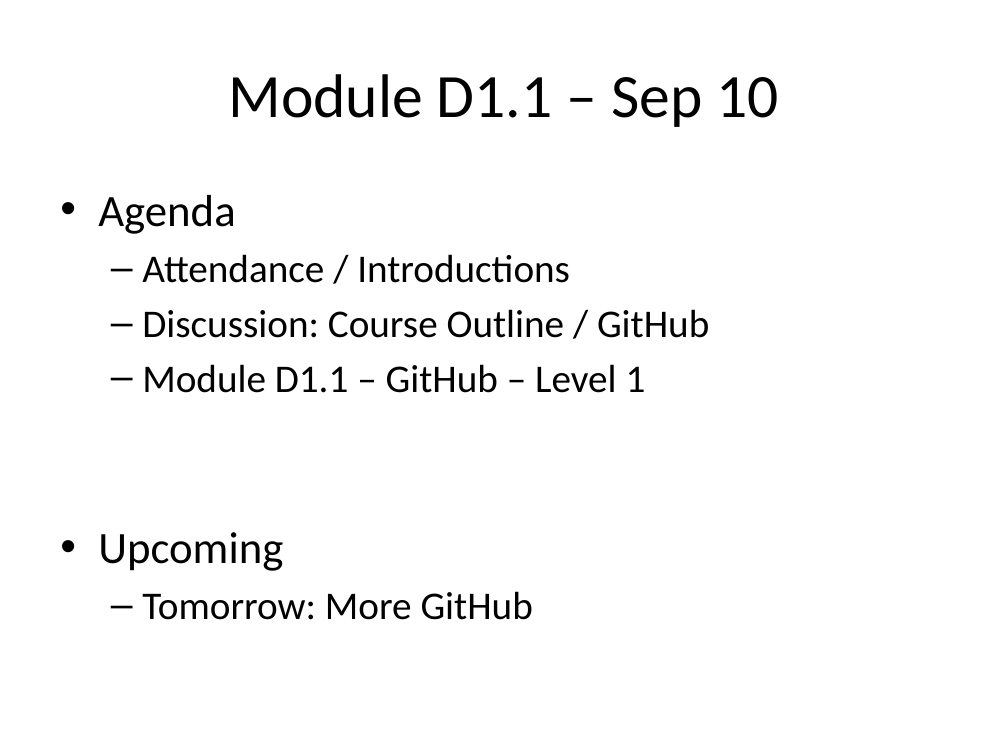
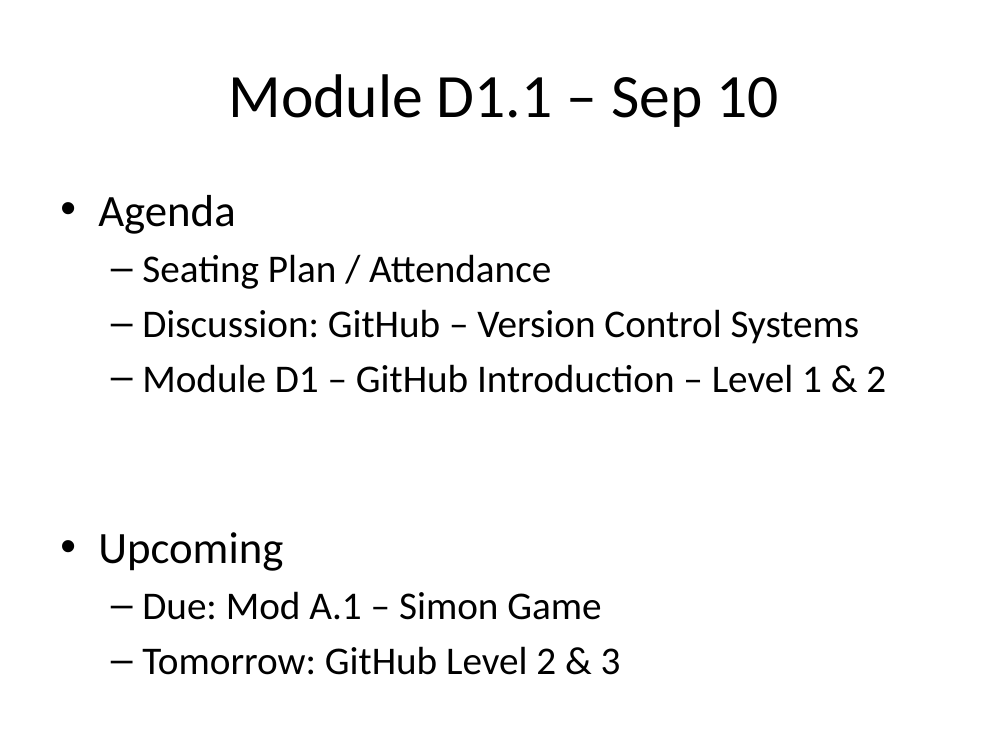
Before and after one commit to optimalcore/ICS2O0, a slide deck: slide 1 of Daily Agendas/Day2.1_GitHub1.pptx (slide 2 before the commit). Drawn at 1008x756 pixels with LibreOffice and Linux fonts; fonts in the diff are those of the drawing. Boxes give left, top, right and bottom in pixels: in the first picture for what was removed or moved away, otherwise in the second. Text is boxed around its words. In the diff, an @@ line names an element or a change of style, - is before the commit and + after.

```diff
--- a/Daily Agendas/Day2.1_GitHub1.pptx
+++ b/Daily Agendas/Day2.1_GitHub1.pptx
@@ text at box(142, 254, 886, 393): text changed @@
-  – Attendance / Introductions
-  – Discussion: Course Outline / GitHub
-  – Module D1.1 – GitHub – Level 1
+  – Seating Plan / Attendance
+  – Discussion: GitHub – Version Control Systems
+  – Module D1 – GitHub Introduction – Level 1 & 2
@@ text at box(142, 591, 621, 675): text changed @@
-  – Tomorrow: More GitHub
+  – Due: Mod A.1 – Simon Game
+  – Tomorrow: GitHub Level 2 & 3
```
Also in this commit, not shown: 1 slide removed.
